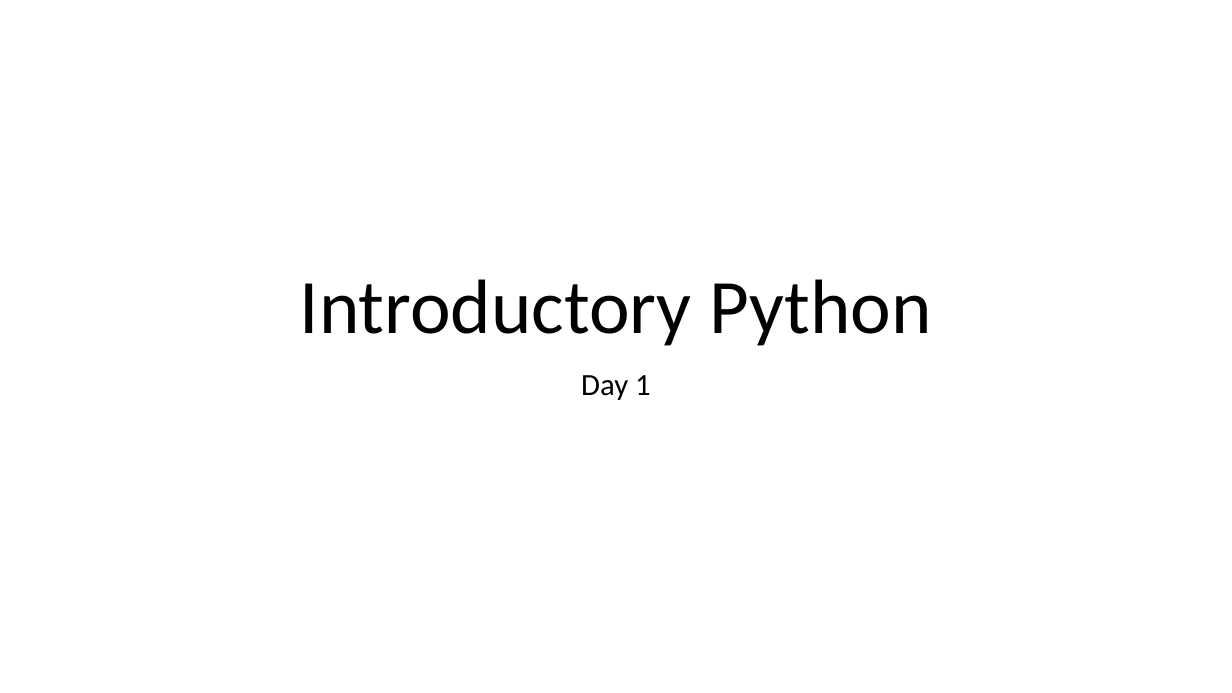
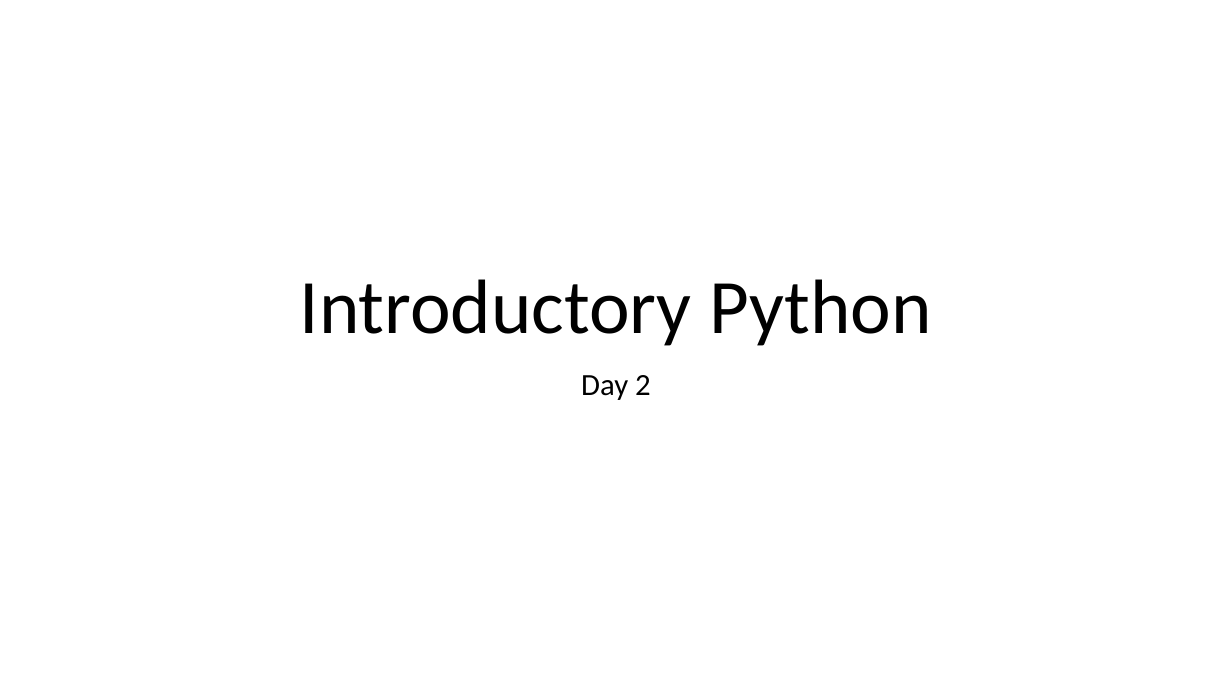
Before and after one commit to bunnylab/intropython-workshop, a slide deck: slide 1 of slides/day2.pptx. Drawn at 1232x693 pixels with LibreOffice and Linux fonts; fonts in the diff are those of the drawing. Boxes give left, top, right and bottom in pixels: in the first picture for what was removed or moved away, otherwise in the second. Text is boxed around its words. In the diff, an @@ line names an element or a change of style, - is before the commit and + after.

```diff
--- a/slides/day2.pptx
+++ b/slides/day2.pptx
@@ subtitle at (x1=581, y1=375, x2=651, y2=400): text changed @@
-Day 1
+Day 2
```
Also in this commit, not shown: 1 other slide changed, 8 slides added, 25 other files.
